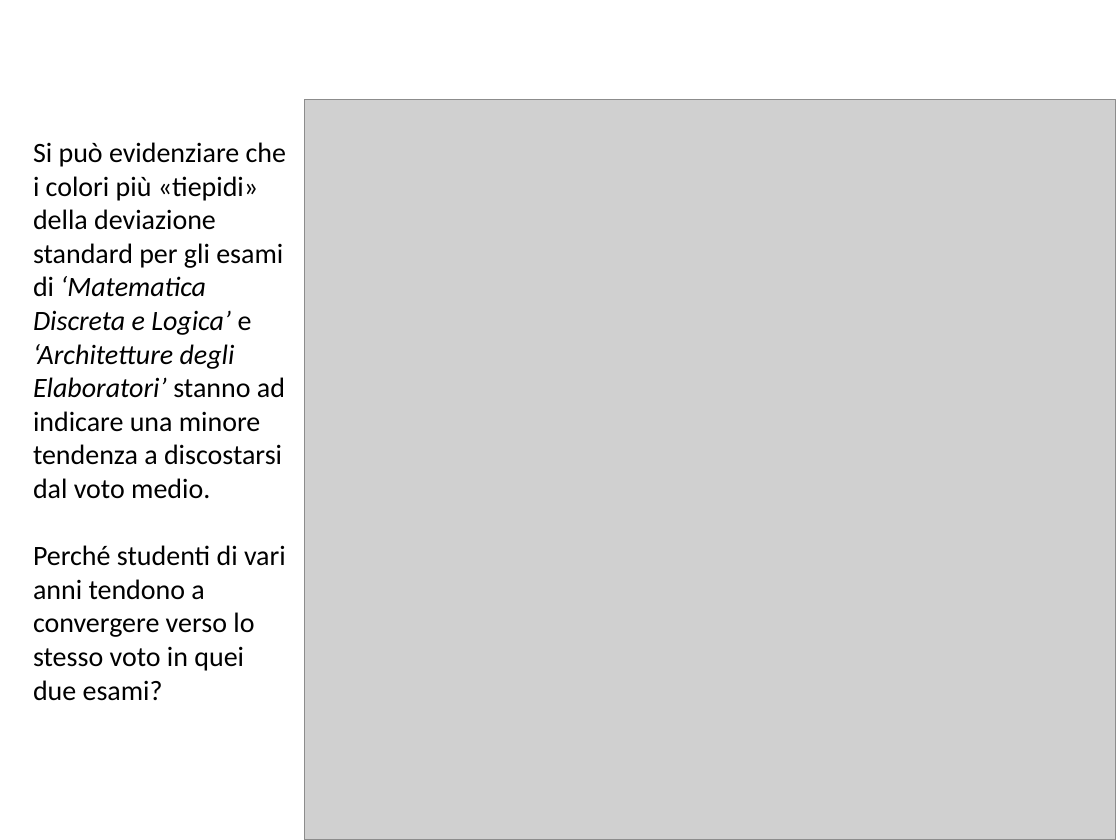
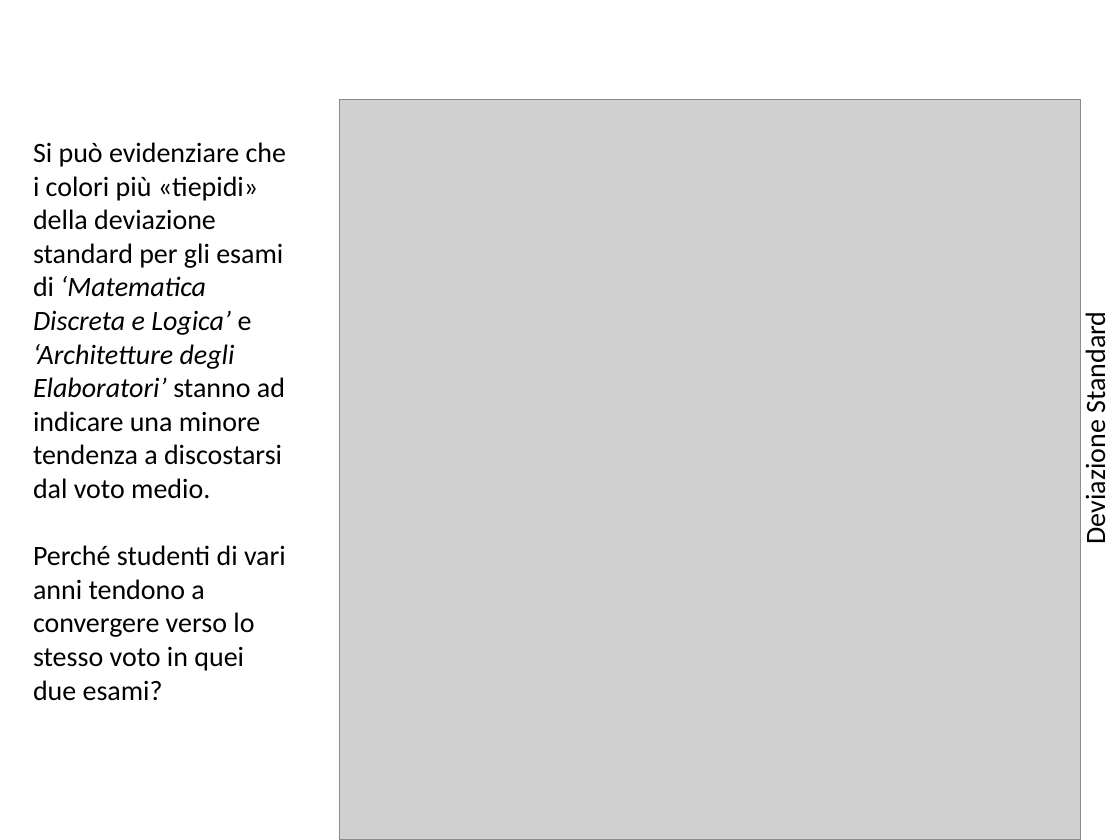
Before and after one commit to BlacknDecker/unifi, a slide deck: slide 18 of relazione.pptx. Drawn at 1120x840 pixels with LibreOffice and Linux fonts; fonts in the diff are those of the drawing; grey boxes stand for pictures; background and template pictures are left out. Boxes give left, top, right and bottom in pixels: in the first picture for what was removed or moved away, otherwise in the second. Text is boxed around its words. In the diff, an @@ line names an element or a change of style, - is before the commit and + after.

```diff
--- a/relazione.pptx
+++ b/relazione.pptx
@@ picture: place and size @@
-picture at [305, 100, 1116, 840]
+picture at [339, 100, 1080, 840]
@@ text added at [1078, 321, 1112, 540], 18 pt, text #000000 @@
+Deviazione Standard
```
Also in this commit, not shown: 2 other slides changed, 3 slides added.
